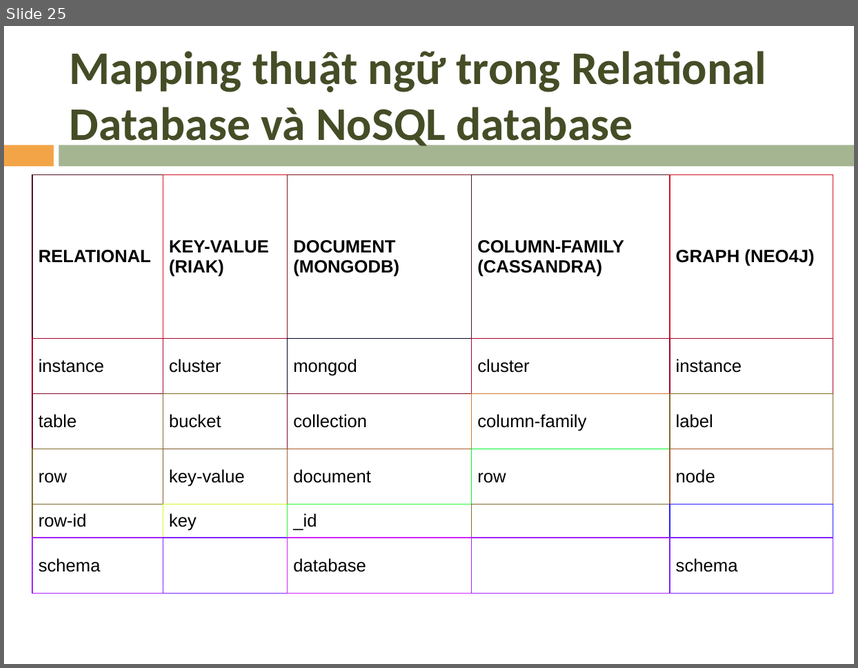
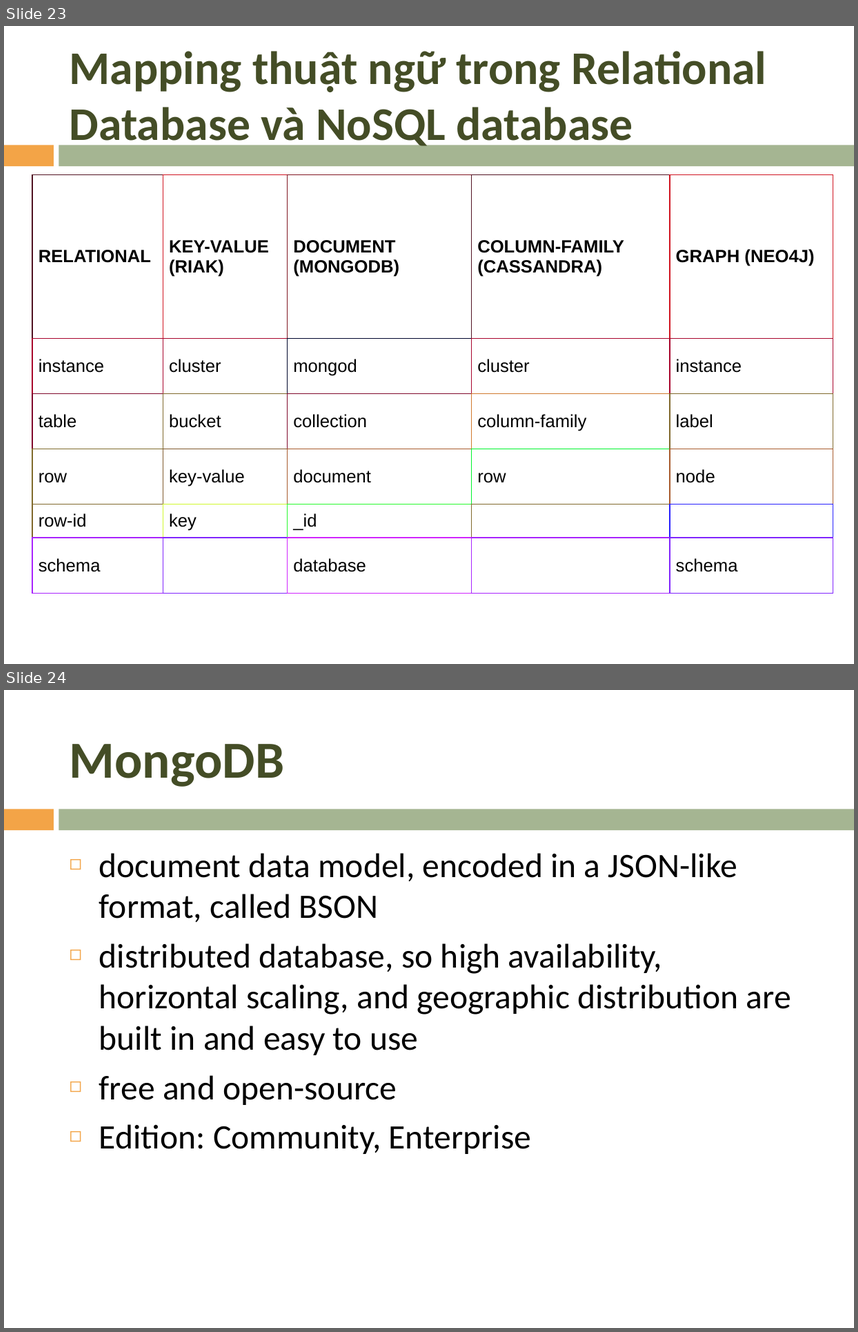
Before and after one commit to mrviit/notes, a slide deck: pp_template/nonsql/NoSQL.pptx. Shown one above the other, each under a label of ours: slide 25 before the commit, slides 23 and 24 after it. The pictures are 858x668 and 858x1332 pixels, drawn with LibreOffice and Linux fonts; fonts in the diff are those of the drawing; background and template pictures are left out. Boxes give left, top, right and bottom in pixels: in the first picture for what was removed or moved away, otherwise in the second. Text is boxed around its words. In the diff, an @@ line names an element or a change of style, - is before the commit and + after.

Commit message:
mongodb slide

```diff
--- a/pp_template/nonsql/NoSQL.pptx
+++ b/pp_template/nonsql/NoSQL.pptx
@@ slide 24 added at bbox=[4, 690, 854, 1328], background picture (left out); not listed: 2 template elements that a slide beside it also shows @@
@@ title added at bbox=[70, 744, 285, 787], 44 pt, text #444D26, bold @@
+MongoDB
@@ text added at bbox=[99, 853, 791, 1154], 29 pt, text #000000 @@
+◻ document data model, encoded in a JSON-like format, called BSON
+◻ distributed database, so high availability, horizontal scaling, and geographic distribution are built in and easy to use
+◻ free and open-source
+◻ Edition: Community, Enterprise
@@ what was slide 25 is now slide 23 @@
```
Also in this commit, not shown: 2 slides changed, 11 other slides added, 11 slides removed, 4 other files.
